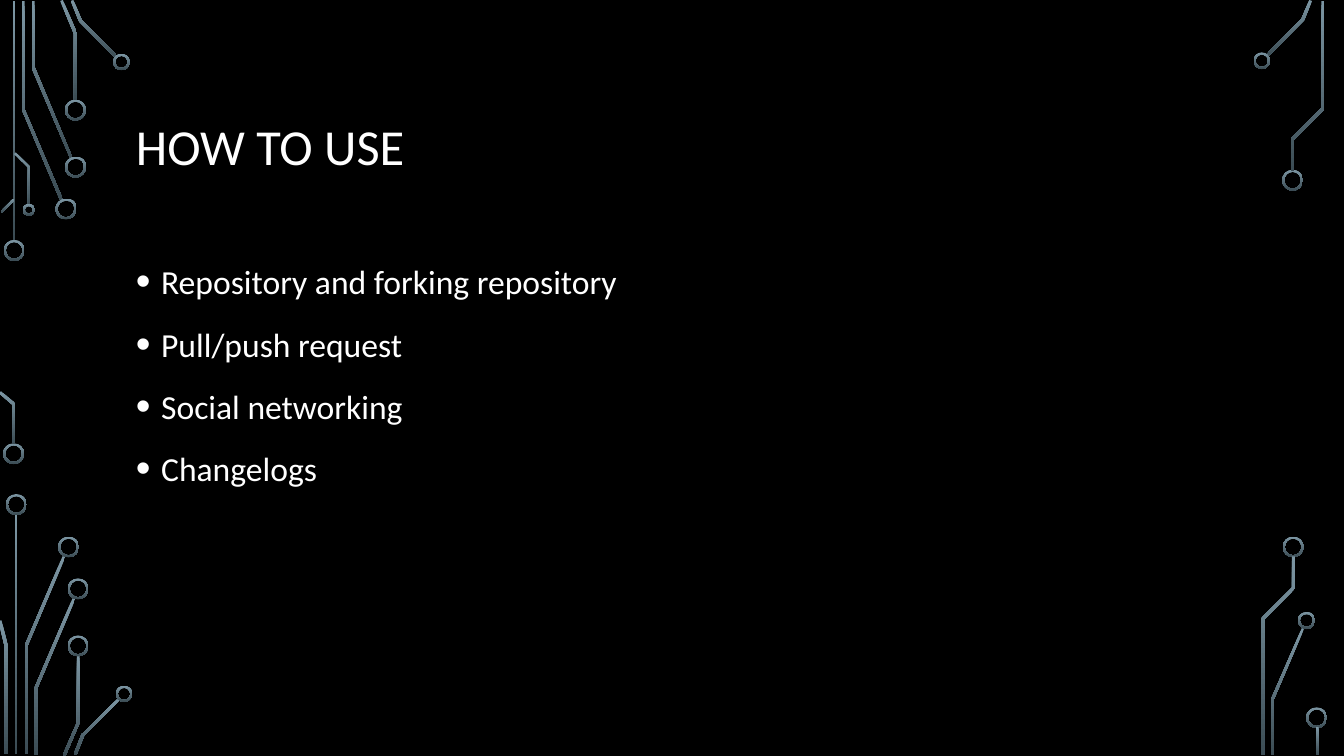
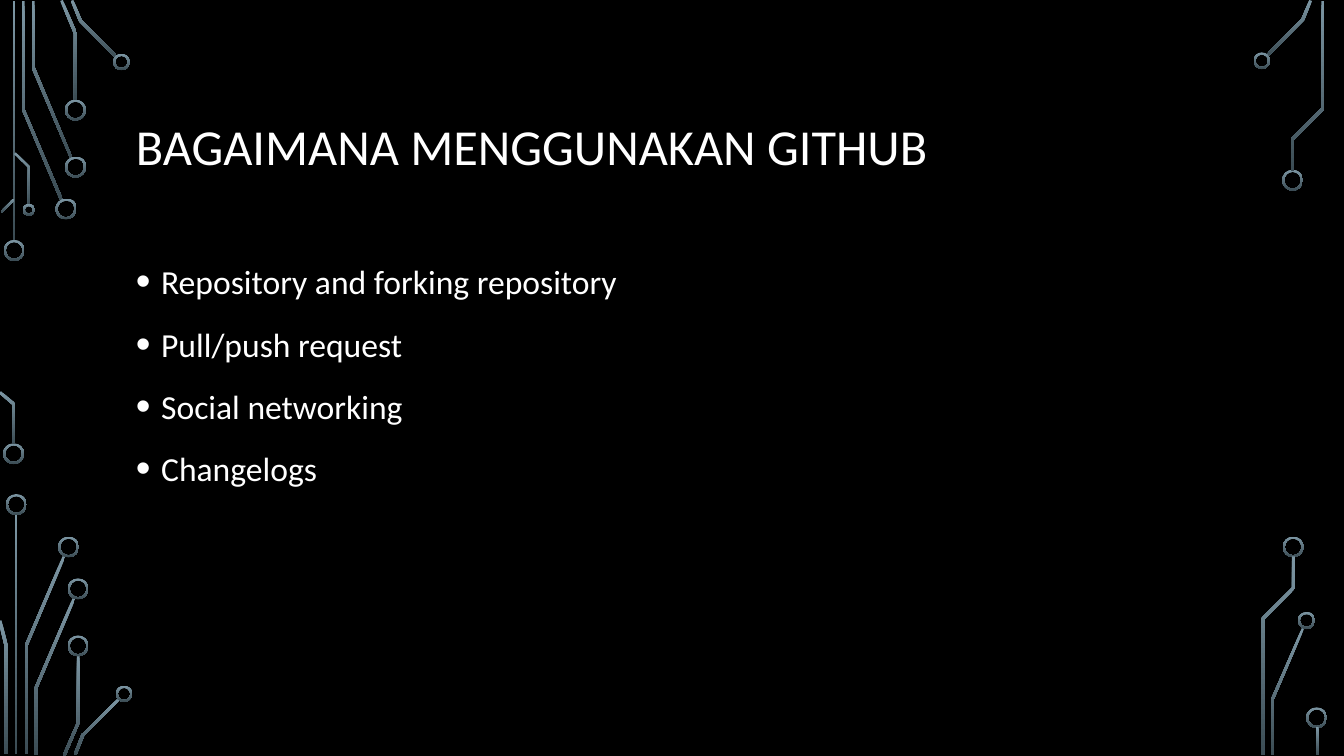
Before and after one commit to kamalamay/Cloudera, a slide deck: slide 4 of github_083118.pptx. Drawn at 1344x756 pixels with LibreOffice and Linux fonts; fonts in the diff are those of the drawing; background and template pictures are left out. Boxes give left, top, right and bottom in pixels: in the first picture for what was removed or moved away, otherwise in the second. Text is boxed around its words. In the diff, an @@ line names an element or a change of style, - is before the commit and + after.

```diff
--- a/github_083118.pptx
+++ b/github_083118.pptx
@@ title at (136, 132, 927, 166): text changed @@
-HOW TO USE
+BAGAIMANA MENGGUNAKAN GITHUB
```
Also in this commit, not shown: 4 other slides changed, 1 other file.
